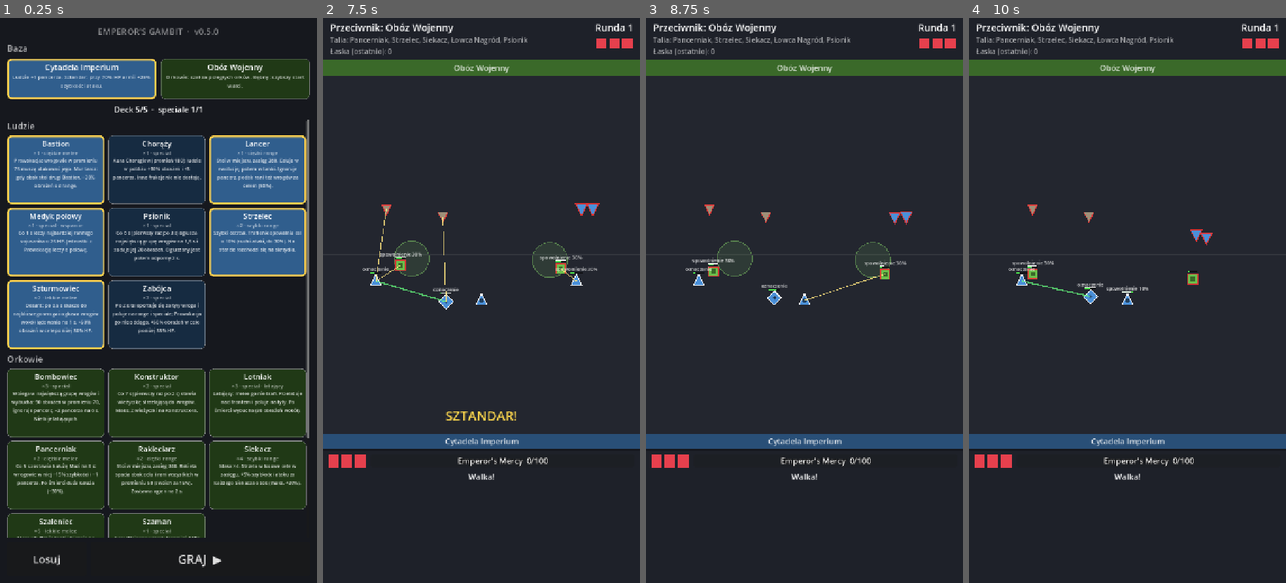
Above: before the commit, frames 1-4 (left to right).
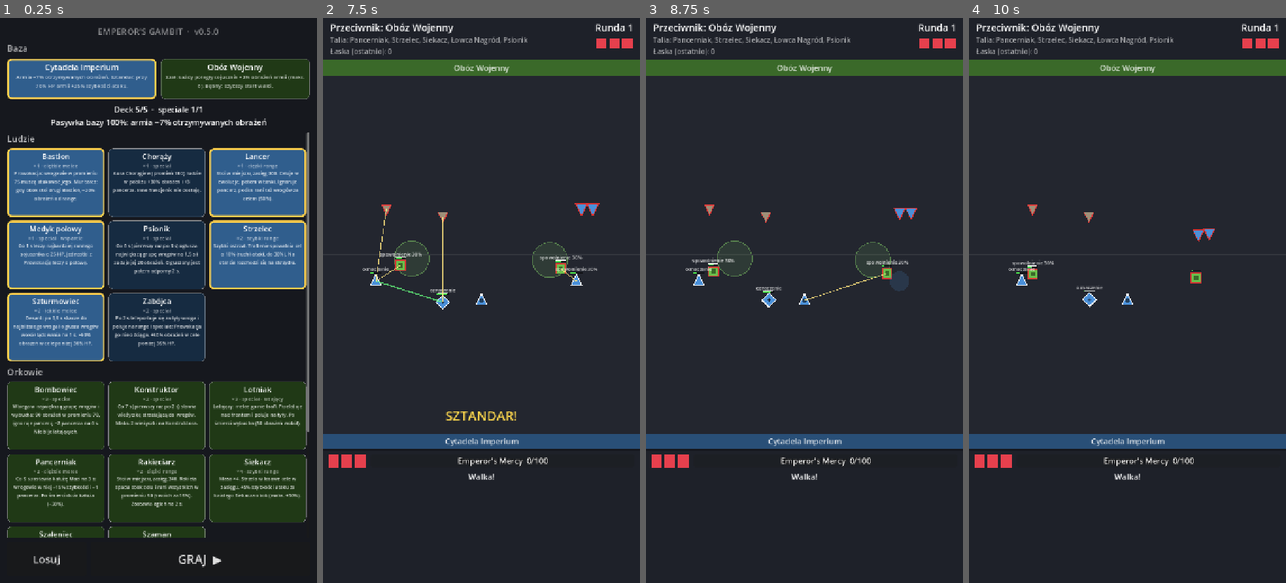
Above: after the commit, the same moments.

Repository: Maassiww/emperors-gambit-v0.6
Game: Godot game, scene res://scenes/main.tscn
The game is run twice, just before and just after one commit, with the same random seed, the same clock (stepped at 60 frames per second) and the same inputs.
Inputs (mouse positions are in pixels of both pictures, inside the frame that each line leads up to):
- Up to frame 1 (0.25 s): no input
- Up to frame 2 (7.5 s): click "GRAJ ▶" at 0.5 s; click (376, 515) at 1.27 s; click (481, 515) at 2.02 s; click (586, 515) at 2.77 s; tap Enter at 4.25 s
- Up to frame 3 (8.75 s): no input
- Up to frame 4 (10 s): no input

The runs differ from the first frame. In frame 1, 29% of the frame differs, in the area x 2-98%, y 10-92%; in frame 2, 0.3%; in frame 3, 0.6%; in frame 4, 0.5%.

Commit message:
v0.6 etap 4 (w toku): pasywka bazy na całą armię, siła wg czystości decku, podgląd na ekranie decku
Co-Authored-By: Claude Opus 5.5 <noreply@anthropic.com>

Diff:
--- a/game/core/base_data.gd
+++ b/game/core/base_data.gd
@@ -1,8 +1,8 @@
 class_name BaseData
 extends Resource
-## A player's base: faction passive (own-faction units only) + battle ability (whole army).
+## A player's base: passive (whole army, strength set by deck purity) + battle ability (whole army).
 
-enum Passive { NONE, ARMOR_BONUS, RAGE_ON_ALLY_DEATH }
+enum Passive { NONE, DAMAGE_REDUCTION, RAGE_ON_ALLY_DEATH }
 enum Ability { NONE, RALLY_BANNER, WAR_DRUMS }
 
 @export var id: StringName
@@ -11,7 +11,8 @@
 @export var blurb: String
 @export var faction: StringName
 @export var passive: Passive
-## ARMOR_BONUS: +armor. RAGE_ON_ALLY_DEATH: max stacks (each +rage_pct_per_stack damage).
+## At full purity. DAMAGE_REDUCTION: -% damage taken. RAGE_ON_ALLY_DEATH: max stacks
+## (every ally death: +1 stack, each +rage_pct_per_stack% damage).
 @export var passive_value: int = 0
 @export var rage_pct_per_stack: int = 3
 @export var ability: Ability
@@ -20,3 +21,23 @@
 @export var ability_duration: float = 4.0
 ## RALLY_BANNER triggers when army HP drops below this % of its starting HP.
 @export var ability_trigger_hp_pct: int = 70
+
+
+## Passive strength (%) for this deck: depends on how many cards are outside the base's faction.
+func purity_pct(deck: Array, cfg: GameConfig) -> int:
+	var foreign := 0
+	for id in deck:
+		if GameDB.unit(id).faction != faction:
+			foreign += 1
+	return cfg.purity_pct_by_foreign[foreign] if foreign < cfg.purity_pct_by_foreign.size() else 0
+
+
+## Short text of the passive at a given strength, e.g. "−7% obrażeń" (deck screen, HUD).
+func passive_text(pct: int) -> String:
+	match passive:
+		Passive.DAMAGE_REDUCTION:
+			return "armia −%d%% otrzymywanych obrażeń" % (passive_value * pct / 100)
+		Passive.RAGE_ON_ALLY_DEATH:
+			return "szał: +%s%% obrażeń za poległego (maks. %d)" % [
+				String.num(rage_pct_per_stack * pct / 100.0, 1), passive_value]
+	return ""
--- a/game/core/battle_sim.gd
+++ b/game/core/battle_sim.gd
@@ -116,6 +116,7 @@
 var _ability_until: Array[int] = [0, 0]
 ## Distinct factions on each side (neutral excluded).
 var _factions: Array[int] = [0, 0]
+var _purity: Array[int] = [100, 100]
 var _taunters: Array[SimUnit] = []
 var _pending_status: Array[Array] = []
 var _pending_spawn: Array[Array] = []
@@ -123,9 +124,12 @@
 var _pending_zones: Array[Zone] = []
 
 
-func _init(armies: Array[Army], bases: Array[BaseData], cfg: GameConfig, rng: RandomNumberGenerator) -> void:
+## purity: base passive strength (%) per side, from BaseData.purity_pct() of each deck.
+func _init(armies: Array[Army], bases: Array[BaseData], cfg: GameConfig, rng: RandomNumberGenerator,
+		purity: Array[int] = [100, 100]) -> void:
 	_cfg = cfg
 	_bases = bases
+	_purity = purity
 	_rng = rng
 	_max_ticks = int(cfg.battle_max_seconds * cfg.ticks_per_second)
 	_overtime_tick = int(cfg.overtime_after_seconds * cfg.ticks_per_second)
@@ -268,8 +272,6 @@
 	u.damage = data.damage
 	u.armor = data.armor
 	var base := _bases[owner]
-	if base.passive == BaseData.Passive.ARMOR_BONUS and data.faction == base.faction:
-		u.armor += base.passive_value
 	u.interval = maxi(1, _seconds_to_ticks(data.attack_interval))
 	u.attack_range = data.attack_range * SCALE
 	u.speed = data.speed * SCALE / _cfg.ticks_per_second
@@ -848,7 +850,7 @@
 
 ## Final damage of one hit: buffs, rage, overtime, execute, armor (unless pierce), mark.
 func _damage(u: SimUnit, t: SimUnit, base_damage: int) -> int:
-	var dmg := base_damage * (100 + u.rage * _bases[u.owner].rage_pct_per_stack + u.buff_damage) / 100
+	var dmg := base_damage * (100 + rage_pct(u) + u.buff_damage) / 100
 	dmg = dmg * overtime_pct() / 100
 	var execute := u.get_trait(TraitData.Kind.EXECUTE)
 	if execute != null and t.hp * 100 < t.max_hp * execute.threshold_pct:
@@ -859,7 +861,21 @@
 		dmg = dmg * (100 + t.statuses[Effect.MARK].power) / 100
 	if t.wall_pct > 0 and u.data.unit_class == UnitData.UnitClass.RANGED:
 		dmg = dmg * (100 - t.wall_pct) / 100
+	dmg = dmg * (100 - damage_reduction_pct(t.owner)) / 100
 	return maxi(1, dmg)
+
+
+## Base passive DAMAGE_REDUCTION of a side, scaled by deck purity.
+func damage_reduction_pct(owner: int) -> int:
+	var base := _bases[owner]
+	if base.passive != BaseData.Passive.DAMAGE_REDUCTION:
+		return 0
+	return base.passive_value * _purity[owner] / 100
+
+
+## Rage bonus damage (%) of a unit, scaled by its side's deck purity.
+func rage_pct(u: SimUnit) -> int:
+	return u.rage * _bases[u.owner].rage_pct_per_stack * _purity[u.owner] / 100
 
 
 func _speed_pct(u: SimUnit) -> int:
@@ -966,10 +982,10 @@
 				extra.append([dead.uid, e.uid, _damage(dead, e, blast.power), true])
 		events.append({"type": "blast", "src": dead.uid, "pos": Vector2i(dead.x, dead.y), "r": blast.radius})
 	var base := _bases[dead.owner]
-	if base.passive != BaseData.Passive.RAGE_ON_ALLY_DEATH or dead.data.faction != base.faction:
+	if base.passive != BaseData.Passive.RAGE_ON_ALLY_DEATH or _purity[dead.owner] <= 0:
 		return
 	for u in units:
-		if u.alive and u.owner == dead.owner and u.data.faction == base.faction:
+		if u.alive and u.owner == dead.owner:
 			u.rage = mini(u.rage + 1, base.passive_value)
 
 
@@ -1081,6 +1097,7 @@
 	dmg = dmg * UnitData.armor_pass_pct(armor_of(e), _cfg) / 100
 	if has_status(e, Effect.MARK):
 		dmg = dmg * (100 + e.statuses[Effect.MARK].power) / 100
+	dmg = dmg * (100 - damage_reduction_pct(e.owner)) / 100
 	return maxi(1, dmg)
 
 
--- a/game/core/game_config.gd
+++ b/game/core/game_config.gd
@@ -16,6 +16,9 @@
 @export var move_time_seconds: float = 15.0
 ## Deck building: at most this many special cards in a deck.
 @export var max_specials_in_deck: int = 1
+## Base passive strength (%) by the number of deck cards outside the base's faction (neutral counts as foreign):
+## index 0 = pure deck. More foreign cards than listed = 0%.
+@export var purity_pct_by_foreign: Array[int] = [100, 70, 40]
 
 @export_group("Hand")
 ## Cards drawn from the deck for each move (all of them if the deck is smaller).
--- a/game/core/match.gd
+++ b/game/core/match.gd
@@ -91,7 +91,15 @@
 	assert(phase == Phase.BATTLE)
 	var armies: Array[Army] = [players[0].army, players[1].army]
 	var bases: Array[BaseData] = [players[0].base, players[1].base]
-	return BattleSim.new(armies, bases, cfg, _battle_rng)
+	return BattleSim.new(armies, bases, cfg, _battle_rng, purity())
+
+
+## Base passive strength (%) of both players, from their decks.
+func purity() -> Array[int]:
+	var out: Array[int] = []
+	for p in players:
+		out.append(p.base.purity_pct(p.deck, cfg))
+	return out
 
 
 func play_battle() -> BattleSim.Result:
--- a/game/data/bases/citadel.tres
+++ b/game/data/bases/citadel.tres
@@ -5,11 +5,11 @@
 [resource]
 script = ExtResource("1")
 id = &"citadel"
-blurb = "Ludzie +1 pancerza. Sztandar: przy 70% HP armii +25% szybkości ataku."
+blurb = "Armia −7% otrzymywanych obrażeń. Sztandar: przy 70% HP armii +25% szybkości ataku."
 display_name = "Cytadela Imperium"
 faction = &"humans"
 passive = 1
-passive_value = 1
+passive_value = 7
 ability = 1
 ability_power = 25
 ability_duration = 4.0
--- a/game/data/bases/war_camp.tres
+++ b/game/data/bases/war_camp.tres
@@ -5,11 +5,12 @@
 [resource]
 script = ExtResource("1")
 id = &"war_camp"
-blurb = "Orkowie: szał za poległych orków. Bębny: szybszy start walki."
+blurb = "Szał: każdy poległy sojusznik +2% obrażeń armii (maks. 6). Bębny: szybszy start walki."
 display_name = "Obóz Wojenny"
 faction = &"orks"
 passive = 2
 passive_value = 6
+rage_pct_per_stack = 2
 ability = 2
 ability_power = 35
 ability_duration = 3.0
--- a/game/scenes/deck_screen.gd
+++ b/game/scenes/deck_screen.gd
@@ -134,6 +134,9 @@
 	_info.text = "Deck %d/%d  ·  speciale %d/%d" % [_deck.size(), cfg.deck_size, specials, cfg.max_specials_in_deck]
 	if error != "" and _deck.size() == cfg.deck_size:
 		_info.text += "  ·  " + error
+	var base := GameDB.base(_base)
+	var pct := base.purity_pct(_deck, cfg) if _deck.size() == cfg.deck_size else 100
+	_info.text += "\nPasywka bazy %d%%: %s" % [pct, base.passive_text(pct)]
 	_info.add_theme_color_override("font_color", Color(1, 0.5, 0.45) if specials > cfg.max_specials_in_deck else Color.WHITE)
 	_play.disabled = error != ""
 	for id in _card_buttons:
--- a/game/scenes/match_screen.gd
+++ b/game/scenes/match_screen.gd
@@ -182,7 +182,7 @@
 	var view := game.view_for(0)
 	var armies: Array[Army] = [view.me.army, view.opponent.army]
 	var bases: Array[BaseData] = [game.players[0].base, game.players[1].base]
-	arena.show_sim(BattleSim.new(armies, bases, cfg, RandomNumberGenerator.new()))
+	arena.show_sim(BattleSim.new(armies, bases, cfg, RandomNumberGenerator.new(), game.purity()))
 
 
 func _refresh_hud() -> void:
--- a/game/tests/unit/test_battle.gd
+++ b/game/tests/unit/test_battle.gd
@@ -66,13 +66,47 @@
 	assert_eq(sim._damage(sim.units[0], sim.units[1], sim.units[0].damage), GameDB.unit(&"lancer").damage)
 
 
-func test_citadel_armor_only_for_humans() -> void:
-	var sim := _sim({&"bastion": 1, &"pancerniak": 1}, {}, 1, [&"citadel", &"war_camp"])
-	for u in sim.units:
-		if u.data.id == &"bastion":
-			assert_eq(u.armor, 8 + GameDB.base(&"citadel").passive_value, "bastion armor")
-		else:
-			assert_eq(u.armor, u.data.armor, "ork armor under human base")
+func test_purity_by_foreign_cards() -> void:
+	var cfg := GameDB.config
+	var citadel := GameDB.base(&"citadel")
+	var pure: Array[StringName] = [&"bastion", &"szturmowiec", &"strzelec", &"lancer", &"medyk"]
+	assert_eq(citadel.purity_pct(pure, cfg), cfg.purity_pct_by_foreign[0])
+	var one := pure.duplicate()
+	one[0] = &"najemnik"
+	assert_eq(citadel.purity_pct(one, cfg), cfg.purity_pct_by_foreign[1], "neutral counts as foreign")
+	var two := one.duplicate()
+	two[1] = &"pancerniak"
+	assert_eq(citadel.purity_pct(two, cfg), cfg.purity_pct_by_foreign[2])
+	var three := two.duplicate()
+	three[2] = &"siekacz"
+	assert_eq(citadel.purity_pct(three, cfg), 0)
+
+
+func test_citadel_reduction_whole_army_scaled_by_purity() -> void:
+	var armies: Array[Army] = [_army({&"szaleniec": 1}), _army({&"pancerniak": 1, &"bastion": 1})]
+	var bases: Array[BaseData] = [GameDB.base(&"war_camp"), GameDB.base(&"citadel")]
+	var full := BattleSim.new(armies, bases, GameDB.config, RandomNumberGenerator.new(), [100, 100] as Array[int])
+	var part := BattleSim.new(armies, bases, GameDB.config, RandomNumberGenerator.new(), [100, 40] as Array[int])
+	var v := GameDB.base(&"citadel").passive_value
+	assert_eq(full.damage_reduction_pct(1), v)
+	assert_eq(part.damage_reduction_pct(1), v * 40 / 100)
+	var ork := full.units[1] if full.units[1].data.id == &"pancerniak" else full.units[2]
+	assert_true(full._damage(full.units[0], ork, 1000) < part._damage(part.units[0], part.units[ork.uid], 1000),
+		"foreign units protected too, more at full purity")
+
+
+func test_rage_from_any_ally_scaled_by_purity() -> void:
+	var armies: Array[Army] = [_army({&"szaleniec": 2, &"bastion": 1}), _army({})]
+	var bases: Array[BaseData] = [GameDB.base(&"war_camp"), GameDB.base(&"citadel")]
+	var sim := BattleSim.new(armies, bases, GameDB.config, RandomNumberGenerator.new(), [70, 100] as Array[int])
+	var bastion: BattleSim.SimUnit = sim.units.filter(func(u: BattleSim.SimUnit) -> bool: return u.data.id == &"bastion")[0]
+	var dead: BattleSim.SimUnit = sim.units.filter(func(u: BattleSim.SimUnit) -> bool: return u.data.id == &"szaleniec")[0]
+	dead.hp = 0
+	sim.tick = 5
+	dead.breath_until = 1  # last breath already over
+	sim._apply_hits([] as Array[Array])
+	assert_eq(bastion.rage, 1, "human under ork base gets rage too")
+	assert_eq(sim.rage_pct(bastion), GameDB.base(&"war_camp").rage_pct_per_stack * 70 / 100)
 
 
 func test_healers_only_end_immediately_by_hp() -> void:
